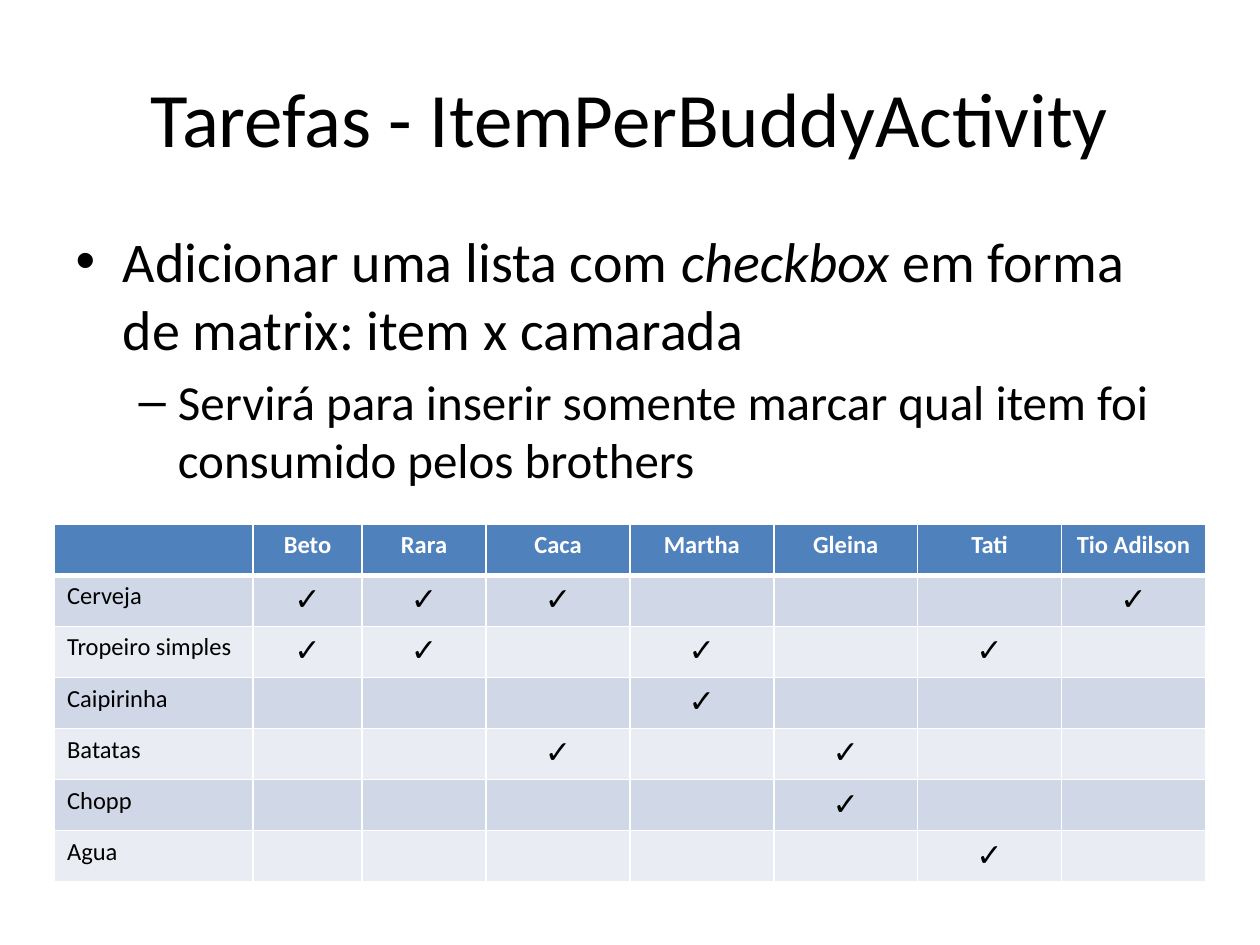
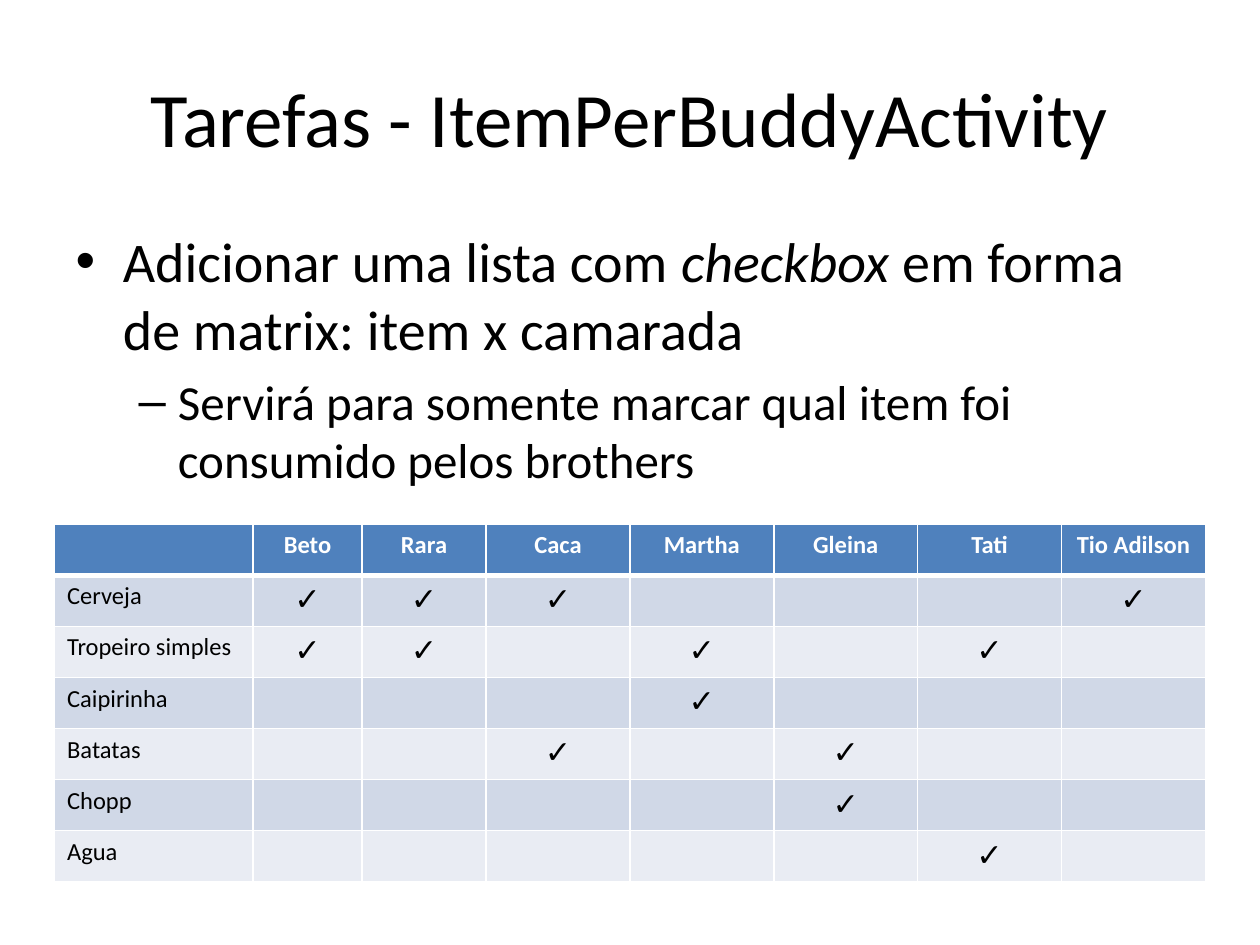
Before and after one commit to betito/proj-beto-rara, a slide deck: slide 3 of ButecoCalc/Calculadora de Buteco.pptx. Drawn at 1260x945 pixels with LibreOffice and Linux fonts; fonts in the diff are those of the drawing. Boxes give left, top, right and bottom in pixels: in the first picture for what was removed or moved away, otherwise in the second. Text is boxed around its words. In the diff, an @@ line names an element or a change of style, - is before the commit and + after.

```diff
--- a/ButecoCalc/Calculadora de Buteco.pptx
+++ b/ButecoCalc/Calculadora de Buteco.pptx
@@ text at (x1=178, y1=386, x2=1011, y2=486): text changed @@
-  – Servirá para inserir somente marcar qual item foi consumido pelos brothers
+  – Servirá para somente marcar qual item foi consumido pelos brothers
```
Also in this commit, not shown: 1 other slide changed.
